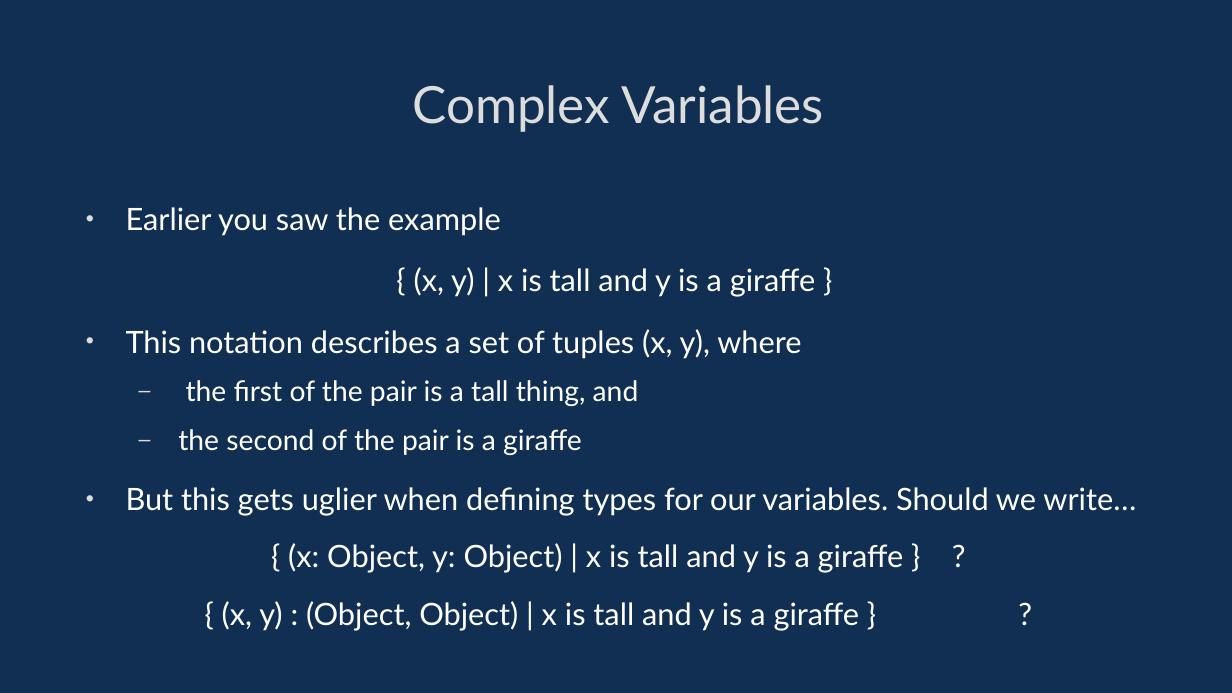
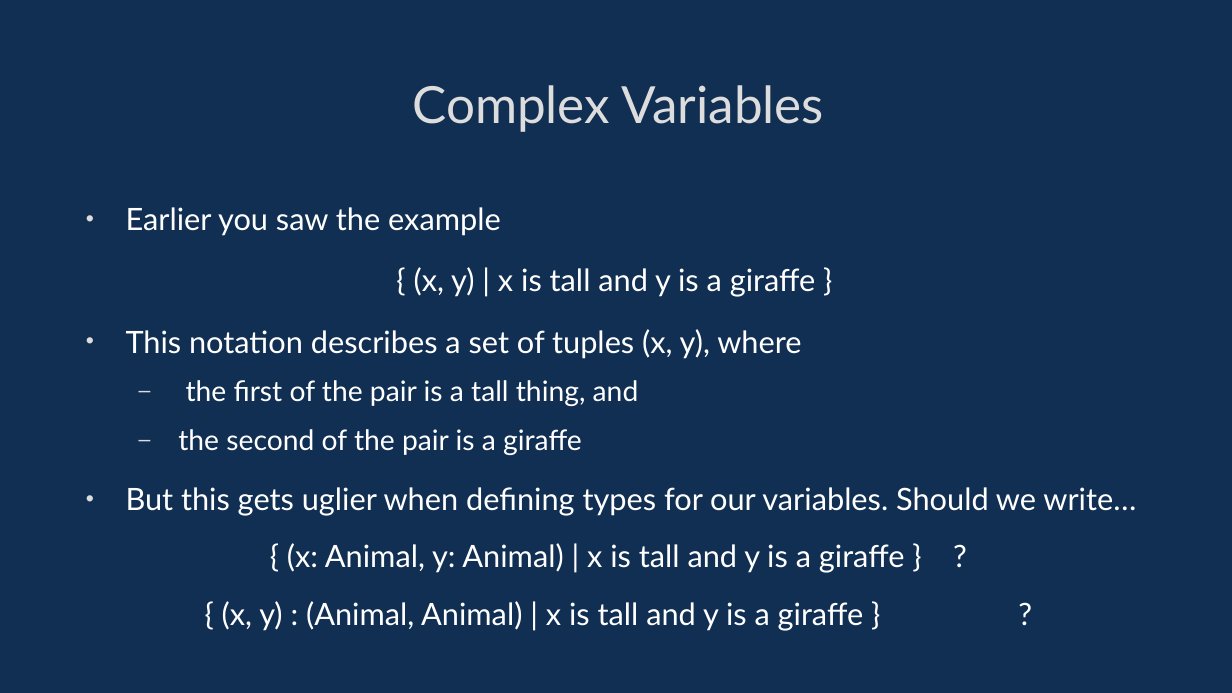
Before and after one commit to davidgundry/maths22-23, a slide deck: slide 73 of slides/maths-8-set-theory.odp. Drawn at 1232x693 pixels with LibreOffice and Linux fonts; fonts in the diff are those of the drawing. Boxes give left, top, right and bottom in pixels: in the first picture for what was removed or moved away, otherwise in the second. Text is boxed around its words. In the diff, an @@ line names an element or a change of style, - is before the commit and + after.

```diff
--- a/slides/maths-8-set-theory.odp
+++ b/slides/maths-8-set-theory.odp
@@ text at bbox=[222, 543, 905, 631]: text changed @@
-{ (x: Object, y: Object) | x is tall and y is a giraffe } ?
-{ (x, y) : (Object, Object) | x is tall and y is a giraffe } ?
+{ (x: Animal, y: Animal) | x is tall and y is a giraffe } ?
+{ (x, y) : (Animal, Animal) | x is tall and y is a giraffe } ?
```
Also in this commit, not shown: 2 other slides changed, 17 other files.
